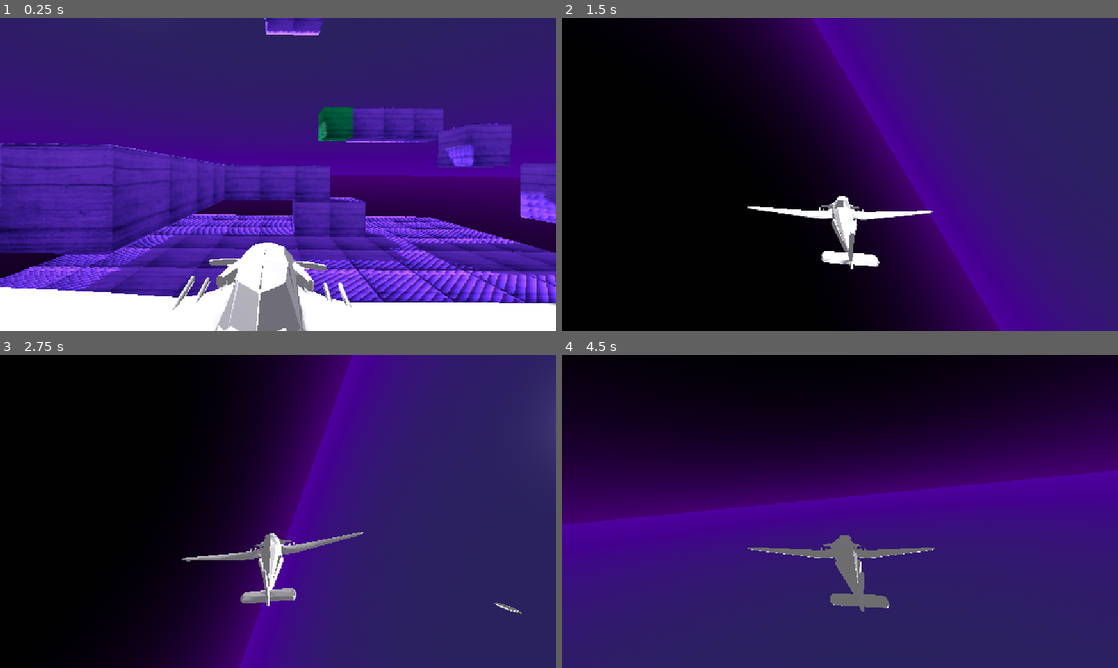
Above: before the commit, frames 1-4 (two rows, left to right).
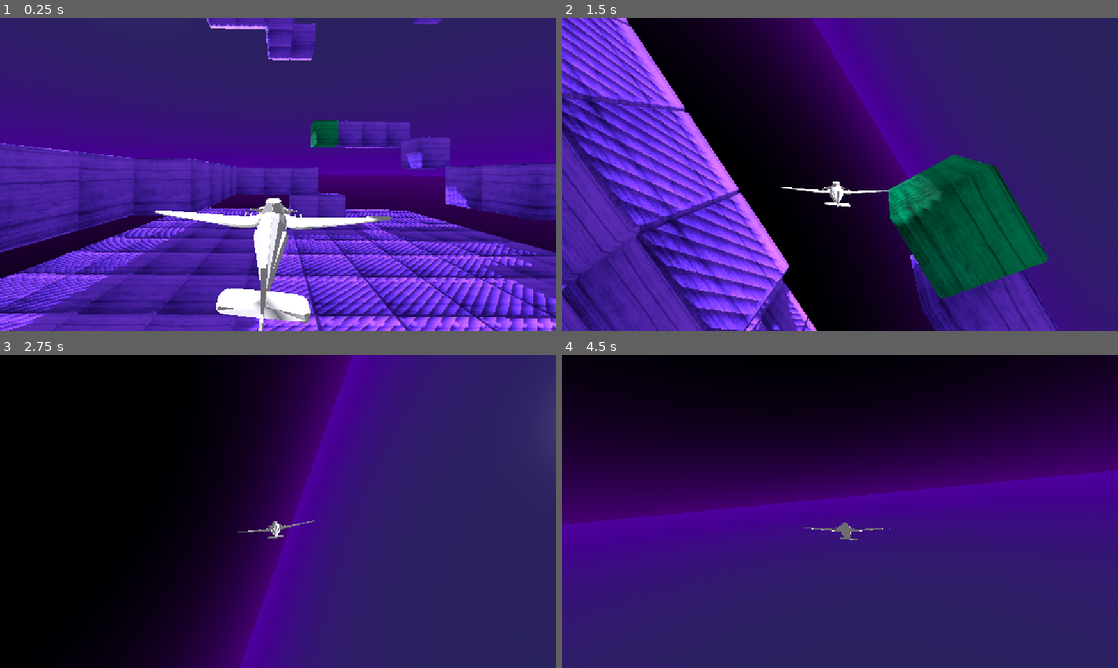
Above: after the commit, the same moments.

Repository: netpipe/godot-demos
Game: Godot game, scene res://level.tscn
Two runs of this game, one before a commit and one after it. Both use one fixed random seed, a clock stepped at 60 frames per second and the inputs below.
Inputs (mouse positions are in pixels of both pictures, inside the frame that each line leads up to):
- Up to frame 1 (0.25 s): no input
- Up to frame 2 (1.5 s): move the mouse to (867, 174) at 0.52 s; hold Q (RollCCW) 0.53-1.28 s; hold W (move_forward) from 0.53 s (still down); tap Space (jump) at 0.77 s; move the mouse to (812, 174) at 1.27 s; tap E (RollCW) at 1.35 s
- Up to frame 3 (2.75 s): keep holding W (move_forward); tap Space (jump) at 1.52 s; move the mouse to (289, 505) at 2.02 s; hold Q (RollCCW) from 2.03 s (still down)
- Up to frame 4 (4.5 s): keep holding W (move_forward); move the mouse to (834, 517) at 2.77 s; release Q (RollCCW) at 2.78 s; tap E (RollCW) at 2.85, 4.35 s; tap Space (jump) at 3.02, 3.77 s; move the mouse to (878, 514) at 3.52 s; hold Q (RollCCW) 3.53-4.28 s; move the mouse to (795, 508) at 4.27 s

The runs differ from the first frame. In frame 1, 40% of the frame differs, in the area x 0-100%, y 0-100%; in frame 2, 43%, in the area x 0-90%, y 0-100%; in frame 3, 1.7%; in frame 4, 1.8%.

Commit message:
testing camera with new physics

Diff:
--- a/Kinematic 6DOF Demo/player/cubio.gd
+++ b/Kinematic 6DOF Demo/player/cubio.gd
@@ -72,6 +72,7 @@
 
 	# Apply rotation: build a Basis from the quaternion and orthonormalize (prevents drift)
 	transform.basis = Basis(orientation).orthonormalized()
+	move_and_slide()
 
 func _on_tcube_body_entered(body):
 	if body == self:
--- a/Kinematic 6DOF Demo/player/follow_camera.gd
+++ b/Kinematic 6DOF Demo/player/follow_camera.gd
@@ -1,7 +1,7 @@
 extends Camera3D
 
 @export var min_distance := 0
-@export var max_distance := 1.0
+@export var max_distance := 3.0
 @export var follow_offset := Vector3(0, 0, 3)
 @export var follow_smooth := 8.0
 @export var rotation_smooth := 8.0
@@ -32,11 +32,14 @@
 	var query := PhysicsRayQueryParameters3D.create(target_origin, desired_pos)
 	query.collision_mask = collision_mask
 	var result := space.intersect_ray(query)
+
 	if result:
-		desired_pos = result.position + (target_origin - result.position).normalized() * min_distance
-
+		#desired_pos = result.position + (target_origin - result.position).normalized() * min_distance
+		print ("test")
+		#global_position = global_position.lerp(desired_pos, follow_smooth * delta)
 	# --- Smooth positional follow ---
-	global_position = global_position.lerp(desired_pos, follow_smooth * delta)
+	else:
+		global_position = global_position.lerp(desired_pos, follow_smooth * delta)
 
 	# --- Base target orientation (follow target orientation fully) ---
 	var target_quat := target_basis.get_rotation_quaternion()
@@ -66,6 +69,6 @@
 	var new_quat := current_quat.slerp(target_quat, rotation_smooth * delta)
 
 	global_transform.basis = Basis(new_quat).orthonormalized()
-
+	#global_position.lerp(desired_pos, follow_smooth * delta)
 func current_right() -> Vector3:
 	return Basis(global_transform.basis).x
